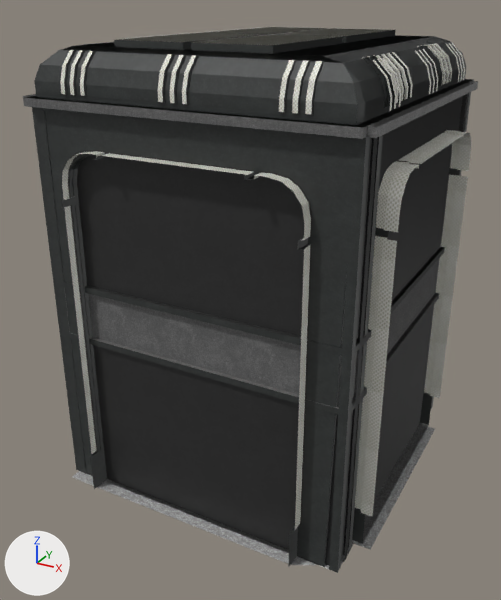
Renders of the Blender file BlenderSource/MonitorCorridor.blend from each side of a commit.
One viewpoint serves both versions: a camera (50 mm lens) standing at (7.1, -13.7, 10.71) and looking at (-0.17, -0.48, 4.1). The axes (+X, +Y, +Z) are drawn at lower left. The lights are the same throughout.
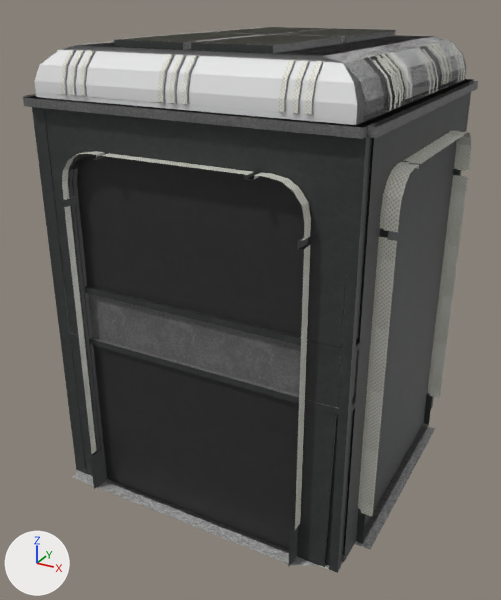
Boxes [x1, y1, x2, y2] around the edits, measured in the pictures (501 x 600 px):
```json
{"object": "Cube.014", "change": "reshaped", "before": [69, 28, 468, 554], "after": [69, 28, 470, 556]}
{"part": 1, "of": "me_cube_014", "change": "cut back", "before": [347, 105, 468, 554]}
{"part": 2, "of": "me_cube_014", "change": "recoloured", "before": [69, 30, 464, 122], "after": [69, 30, 464, 122], "on screen": "black to grey"}
{"part": 3, "of": "me_cube_018", "change": "recoloured", "before": [34, 37, 449, 125], "after": [34, 37, 449, 125], "on screen": "grey to white"}
{"object": "Cube.002", "change": "unchanged, covered by the edit", "before": [343, 94, 467, 556], "after": [343, 138, 374, 556]}
{"object": "Cube.003", "change": "unchanged, covered by the edit", "before": [363, 97, 461, 501]}
{"object": "Cube.001", "change": "unchanged, covered by the edit", "before": [93, 32, 472, 554], "after": [99, 32, 472, 409]}
{"object": "Cube.027", "change": "unchanged, covered by the edit", "before": [354, 82, 470, 398], "after": [354, 84, 468, 398]}
```

Edits to the scene script, one JSON object a line:
```json
{"op": "add", "block": "mat_material_028", "code": ["mat_material_028 = principled_material('Material.028')", "mat_material_028.base_color = (0.8, 0.8, 0.8)  # white #e7e7e7"]}
{"op": "add", "block": "mat_material_029", "code": ["mat_material_029 = principled_material('Material.029')", "mat_material_029.base_color = (0.8, 0.8, 0.8)  # white #e7e7e7"]}
{"block": "me_cube_014", "where": "# used by ob_cube_014; location = (0.0, -0.01, 0.0)"}
{"op": "remove", "block": "me_cube_014", "code": "me_cube_014.from_pydata(...)  # 347 vertices, 223 faces; spans x -3.42..3.5, y -3.13..3.34, z 0.0..9.96"}
{"op": "add", "block": "me_cube_014", "code": "me_cube_014.from_pydata(...)  # 325 vertices, 217 faces; spans x -3.42..3.5, y -3.13..3.34, z 0.0..9.96"}
{"block": "me_cube_014", "change": "me_cube_014 part 1: 4 vertices moved from x -3.42, y -3.13..3.34, z 0.11 to x -3.42, y -2.07..2.16, z 0.0..0.36; 26 vertices removed from x -3.42..3.5, y -3.13..3.34, z 0.0..8.73; 4 vertices added at x -3.42, y -3.13..3.34, z 8.51"}
{"block": "me_cube_014", "change": "me_cube_014 part 2: 178 faces spanning x -3.28..3.37, y -3.13..3.34, z 8.89..9.96 switch from mat_darkmetal_001 (picture img_darkmetal_png) to mat_material_029 (white #e7e7e7)"}
{"block": "me_cube_018", "where": "me_cube_018.from_pydata(...)  # 796 vertices, 492 faces; spans x -3.65..3.51, y -3.68..3.79, z 0.0..9.96"}
{"block": "me_cube_018", "where": "# used by ob_cube_018; location = (-0.02, 0.02, 0.0)"}
{"block": "me_cube_018", "change": "me_cube_018 part 3: all 379 faces centred in x -3.26..3.35, y -3.54..3.44, z 8.98..9.9 switch from mat_material_004 (picture img_darkmetal_png) to mat_material_028 (white #e7e7e7)"}
```
